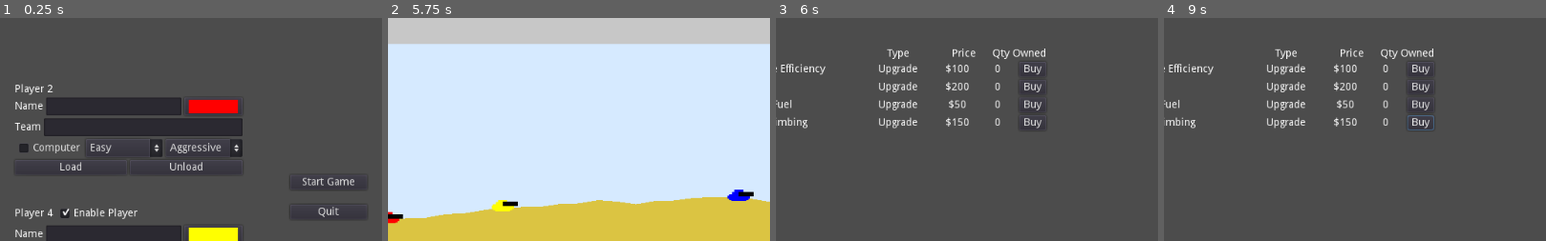
Above: before the commit, frames 1-4 (left to right).
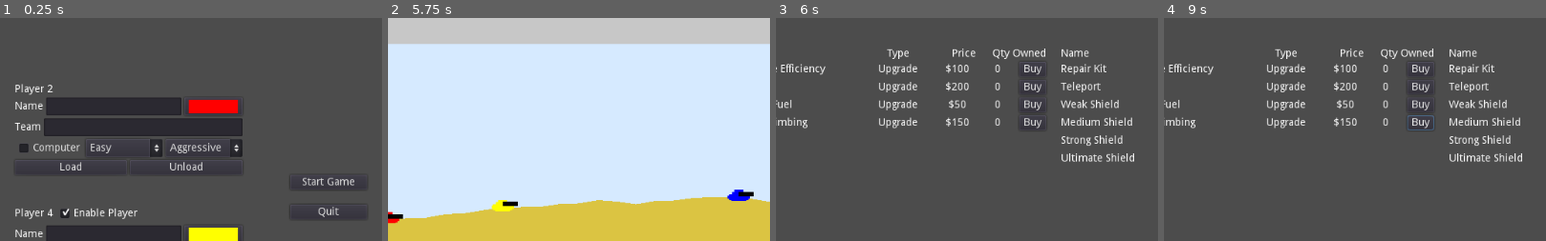
Above: after the commit, the same moments.

Repository: Arc676/Tanks-Godot
Game: Godot game, scene res://Scenes/Screens/Main Menu.tscn
Two runs of this game, one before a commit and one after it. Both use one fixed random seed, a clock stepped at 60 frames per second and the inputs below.
Inputs (mouse positions are % of the whole screen's width and height, from its top left):
- Up to frame 1 (0.25 s): no input
- Up to frame 2 (5.75 s): click (31, 30) at 0.52 s; type "Alex" at 0.6 s; click (35, 34) at 0.75 s; type "12" at 0.83 s; click (65, 30) at 0.98 s; type "Alex" at 1.07 s; click (69, 34) at 1.27 s; type "12" at 1.35 s; click (31, 58) at 1.5 s; type "Alex" at 1.58 s; click (35, 63) at 1.73 s; type "12" at 1.82 s; click (65, 58) at 2.02 s; type "Alex" at 2.1 s; click (69, 63) at 2.25 s; type "12" at 2.33 s; click "Easy" at 2.75 s; click "Easy" at 3.5 s; click "Start Game" at 4.25 s; tap Enter at 5 s; move the mouse to (72, 45) at 5.02 s; hold Right (ui_right) from 5.03 s (still down); click (72, 45) at 5.1 s; tap Up (ui_up) at 5.27 s
- Up to frame 3 (6 s): keep holding Right (ui_right); move the mouse to (30, 55) at 5.77 s; tap Space (fire) at 5.85 s
- Up to frame 4 (9 s): tap Up (ui_up) at 6.02 s; release Right (ui_right) at 6.5 s; click "Buy" at 6.5 s; click "Next" at 7.25 s; click "Next" at 8 s; tap Space (fire) at 8.75 s; move the mouse to (60, 28) at 8.77 s; hold Left (ui_left) from 8.78 s (still down); tap W (next_weapon) at 8.85 s
The pictures show only the part of the screen within x 50-100%, y 10-60%; the shares and areas given below are measured in that part.

Frames 1-2 are identical in both runs. In frame 3, 1.9% of the frame differs, in the area x 74-94%, y 14-65%; in frame 4, 1.9%.
Error before the commit: Invalid get index 'color' (on base: 'previously freed instance'). (res://Scripts/Screens/Store.gd:57)
Error after the commit: Invalid get index 'color' (on base: 'previously freed instance'). (res://Scripts/Screens/Store.gd:68)

Commit message:
Add items to store
Can purchase but not use items

Diff:
--- a/Scripts/Entities/Tank.gd
+++ b/Scripts/Entities/Tank.gd
@@ -124,12 +124,16 @@
 				maxHillClimb *= effect
 			else:
 				startingFuel += effect
+		elif type == "Item":
+			items[name] = items.get(name, 0) + 1
 
 func getAmountOwned(name, type):
 	if type == "Ammo":
 		return weapons.get(name, 0)
 	elif type == "Upgrade":
 		return upgrades[name]
+	elif type == "Item":
+		return items.get(name, 0)
 
 func takeDamage(dmg):
 	if activeShield:
--- a/Scripts/Screens/Store.gd
+++ b/Scripts/Screens/Store.gd
@@ -39,6 +39,7 @@
 		var entry = storeItem.instance()
 		$Categories/Weapons.add_child(entry)
 		itemSetup(entry, name, "Ammo", data["price"])
+
 	var upgradeHeader = storeItem.instance()
 	$Categories/Upgrades.add_child(upgradeHeader)
 	upgradeHeader.makeHeaderRow()
@@ -47,6 +48,16 @@
 		var entry = storeItem.instance()
 		$Categories/Upgrades.add_child(entry)
 		itemSetup(entry, name, "Upgrade", data["price"])
+
+	var itemHeader = storeItem.instance()
+	$Categories/Items.add_child(itemHeader)
+	itemHeader.makeHeaderRow()
+	for name in Items.ITEM_PROPERTIES:
+		var data = Items.ITEM_PROPERTIES[name]
+		var entry = storeItem.instance()
+		$Categories/Items.add_child(entry)
+		itemSetup(entry, name, "Item", data["price"])
+
 	setPlayer(0)
 
 func refreshBalance():
--- a/Scripts/Singletons/Items.gd
+++ b/Scripts/Singletons/Items.gd
@@ -33,6 +33,36 @@
 	}
 }
 
+const ITEM_PROPERTIES = {
+	"Repair Kit" : {
+		"price" : 50,
+		"hp" : 20
+	},
+	"Teleport" : {
+		"price" : 3000
+	},
+	"Weak Shield" : {
+		"price" : 100,
+		"color" : Color.yellow,
+		"hp" : 50
+	},
+	"Medium Shield" : {
+		"price" : 500,
+		"color" : Color.green,
+		"hp" : 200
+	},
+	"Strong Shield" : {
+		"price" : 1000,
+		"color" : Color.blue,
+		"hp" : 1000
+	},
+	"Ultimate Shield" : {
+		"price" : 3500,
+		"color" : Color.purple,
+		"hp" : 10000
+	}
+}
+
 var _loaded = false
 
 func _enter_tree():
